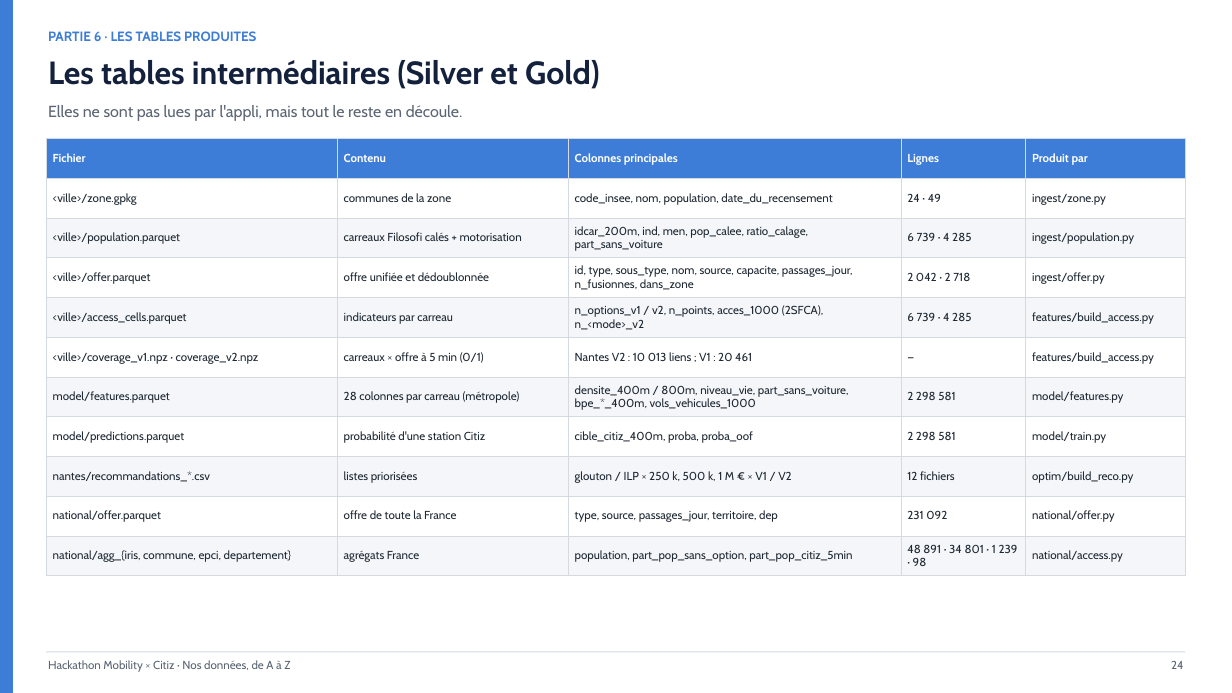
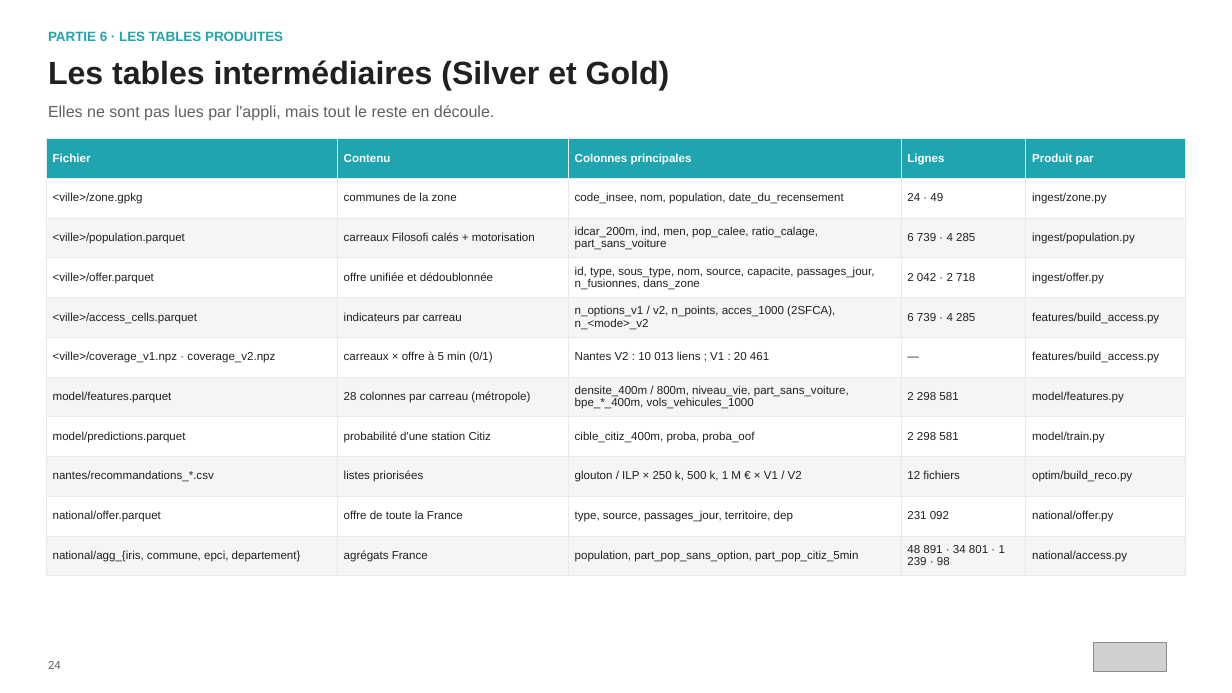
Before and after one commit to hillzeealex/hackathon-mobility-citiz, a slide deck: slide 24 of slides/DONNEES_ET_AUTOMATISATION.pptx. Drawn at 1232x693 pixels with LibreOffice and Linux fonts; fonts in the diff are those of the drawing; grey boxes stand for pictures. Boxes give left, top, right and bottom in pixels: in the first picture for what was removed or moved away, otherwise in the second. Text is boxed around its words. In the diff, an @@ line names an element or a change of style, - is before the commit and + after.

Commit message:
Slides : chiffres officiels de Fabric, sans délinquance ; deck données aux couleurs de Citiz (#38)

```diff
--- a/slides/DONNEES_ET_AUTOMATISATION.pptx
+++ b/slides/DONNEES_ET_AUTOMATISATION.pptx
@@ rectangle removed at [0, 0, 13, 693] @@
@@ text "PARTIE 6 · LES TABLES ..." at [48, 30, 283, 44]: font Cabin to Arial, text colour #3D7DD8 to #20A4B0 @@
@@ text "Les tables intermédiaires (Silver et ..." at [48, 60, 670, 91]: font Cabin to Arial, text colour #14213D to #202020 @@
@@ text "Elles ne sont pas lues ..." at [48, 105, 495, 121]: font Cabin to Arial, text colour #5B6573 to #616060 @@
@@ table at [46, 139, 1186, 576] @@
@@ fill #3D7DD8 to #20A4B0 in row 1 @@
@@ fill #F4F6F9 to #F5F5F5 in 25 cells @@
@@ font Cabin to Arial, text colour #1F2933 to #202020 @@
@@ borders changed @@
@@ text "24": place and size @@
-text "24" at [1171, 661, 1184, 669]
+text "24" at [48, 661, 61, 669]
@@ text "24" at [48, 661, 61, 669]: font Cabin to Arial, text colour #5B6573 to #616060; alignment right to left @@
@@ rectangle removed at [46, 652, 1186, 653] @@
@@ picture added at [1093, 642, 1166, 672] @@
@@ text removed at [48, 660, 290, 672] @@
-Hackathon Mobility × Citiz · Nos données, de A à Z
```
Also in this commit, not shown: 29 other slides changed, 1 other file.
